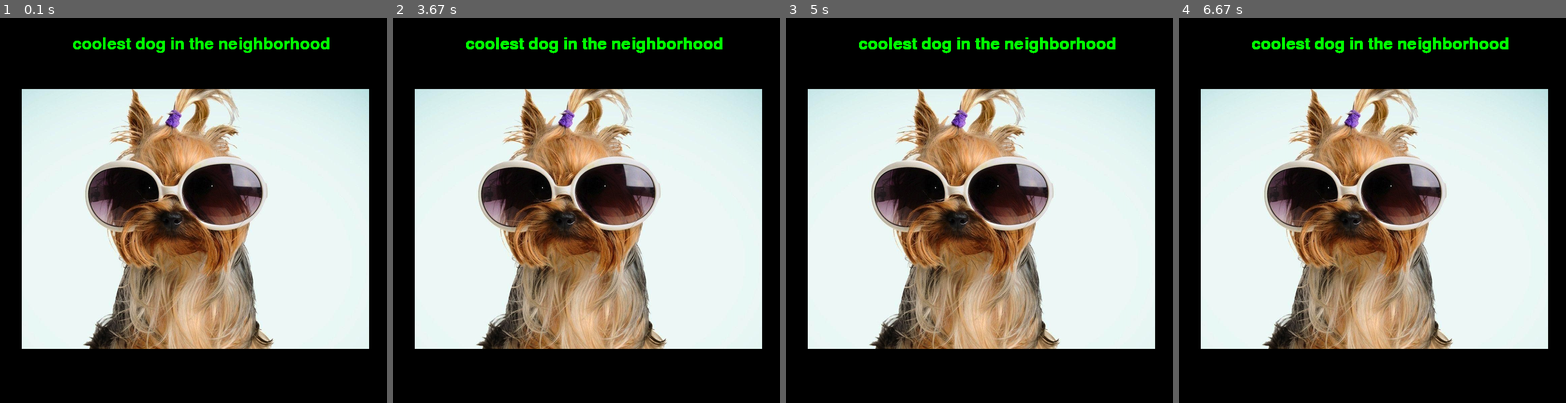
Above: before the commit, frames 1-4 (left to right).
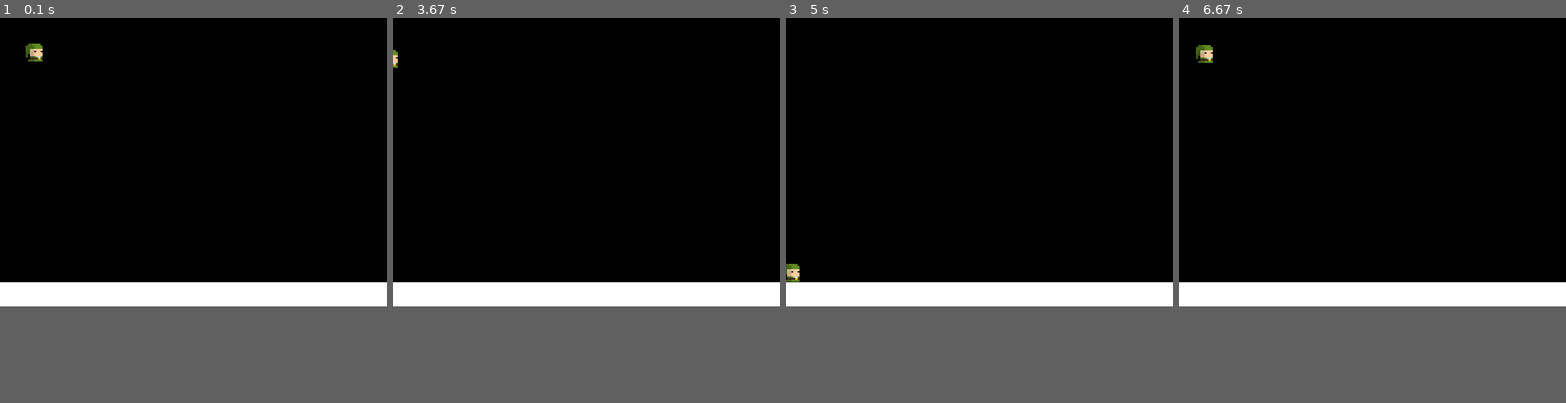
Above: after the commit, the same moments.

Repository: benalaluf/Ben_pygame_project
Game: pygame game, started from main.py
Same seed, same stepped clock (60 frames per second), same inputs: the game is played once before the commit and once after it.
Inputs:
- Up to frame 1 (0.1 s): no input
- Up to frame 2 (3.67 s): tap Space at 0.33 s; hold Space 0.67-1.13 s; hold Right 0.67-1.13 s; hold Space 2.17-2.7 s; hold Left 2.17-2.7 s; hold Left from 3.3 s (still down)
- Up to frame 3 (5 s): release Left at 3.77 s; hold Right 3.8-4.43 s; hold Left 4.47-4.93 s; hold Right from 4.97 s (still down)
- Up to frame 4 (6.67 s): release Right at 5.43 s; hold Right 5.47-5.93 s; tap Space at 5.53, 5.83, 6.03, 6.33, 6.6 s; hold Left 5.97-6.5 s; hold Left from 6.53 s (still down)
In our replay, the window is 800x800 before the commit and 800x600 after it. These sizes can differ from the game's own. Grey fills any space a smaller window leaves; there, only what the larger window draws over its background counts as a difference.

The runs differ from the first frame. In frame 1, 57% of the frame differs, in the area x 0-100%, y 5-86%; in frame 2, 57%; in frame 3, 57%; in frame 4, 57%.

Commit message:
link on the moon

Diff:
--- a/main.py
+++ b/main.py
@@ -1,41 +1,80 @@
-__author__ = 'Ben'
-
 import pygame
 
+# Initialize Pygame
+pygame.init()
 
-def main():
-    pygame.init()
-    screen = pygame.display.set_mode((800, 800))
-    pygame.display.set_caption("Ben's Game")
-    clock = pygame.time.Clock()
-    font_test = pygame.font.Font(None, 50)
+# Set screen size and caption
+screen = pygame.display.set_mode((800, 600))
+pygame.display.set_caption("Moon Jump")
 
-    test_surface = pygame.Surface((200, 200))
-    test_surface.fill('Blue')
+# Load player image
+player_image = pygame.image.load("graphics/link.png")
+player_image = pygame.transform.scale(player_image, (40, 40))
 
-    text_surface = font_test.render("coolest dog in the neighborhood", True, 'Green')
+# Set player starting position and velocity
+player_x = 50
+player_y = 50
+player_velocity_x = 0
+player_velocity_y = 0
 
-    background = pygame.image.load('graphics/cool_dog.png')
+# Set Moon's gravity force
+moon_gravity = 0.1
 
-    while True:
-        for event in pygame.event.get():
-            if event.type == pygame.QUIT:
-                pygame.quit()
-                exit()
+# Set player's movement speed
+player_speed = 3
 
-        screen.blit(background, (45, 150))
-        screen.blit(text_surface, (150, 40))
+# Set player's jumping force
+jumping_force = -10
 
-        pygame.display.update()
-        clock.tick(60)
+# Set floor position
+floor_y = 550
 
+# check if player is jumping
+jumping = False
 
-if __name__ == "__main__":
-    print(r"""
-          __          ___
-         / /  __ __  / _ )___ ___
-        / _ \/ // / / _  / -_) _ \
-       /_.__/\_, (_)____/\__/_//_/
-            /___/
-                         """)
-    main()
+# Main game loop
+running = True
+while running:
+    # Handle events
+    for event in pygame.event.get():
+        if event.type == pygame.QUIT:
+            running = False
+        if event.type == pygame.KEYDOWN:
+            if event.key == pygame.K_LEFT:
+                player_velocity_x = -player_speed
+            if event.key == pygame.K_RIGHT:
+                player_velocity_x = player_speed
+            if event.key == pygame.K_SPACE:
+                if not jumping:
+                    jumping = True
+                    player_velocity_y = jumping_force
+        if event.type == pygame.KEYUP:
+            if event.key == pygame.K_LEFT or event.key == pygame.K_RIGHT:
+                player_velocity_x = 0
+
+    # Move player based on velocity
+    player_x += player_velocity_x
+    player_y += player_velocity_y
+
+    # Apply Moon's gravity force to player
+    player_velocity_y += moon_gravity
+
+    # Check for collision with floor
+    if player_y > floor_y - player_image.get_height():
+        player_y = floor_y - player_image.get_height()
+        player_velocity_y = 0
+        jumping = False
+    # Clear screen
+    screen.fill((0, 0, 0))
+
+    # Draw floor
+    pygame.draw.rect(screen, (255, 255, 255), (0, floor_y, 800, 50))
+
+    # Draw player
+    screen.blit(player_image, (player_x, player_y))
+
+    # Update display
+    pygame.display.update()
+
+# Quit Pygame
+pygame.quit()
Binary file added: graphics/360_F_180280595_xXRzsSkpgc92DZHA3qWQ453pjEKJiedV.jpeg
Binary file added: graphics/link.png
Binary file added: graphics/space bg.png
Not shown, changed: .DS_Store
Not shown, changed: graphics/.DS_Store
